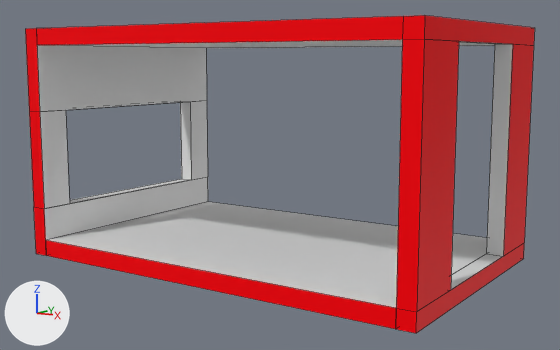
The Blender file blender/laboratory/LaboratorySegments.blend as it was, and as the next commit left it.
Rendered twice from a 50 mm camera at (13.32, -15.59, 5.58) aimed at (0.16, 3.94, 2.08). The axes (+X, +Y, +Z) are drawn at lower left. The lights are the same throughout. Mesh edges are drawn as thin lines.

In view in the first picture: 'SideCorridorCeiling', 'SideCorridorFloor', 'SideCorridorWallLeft', 'SideCorridorWallRight'.
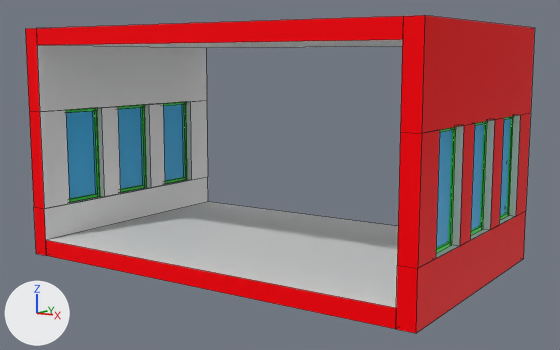
Commit message: Update window segment

Pixel boxes (x1, y1, x2, y2) of what changed, in the pictures (560 x 350 px):
'SideCorridorWallRight', reshaped
    both: (396, 15, 535, 333)
'SideCorridorWallLeft', reshaped
    both: (25, 28, 208, 255)

The change, as a diff of the scene's bpy script:
```diff
--- a/blender/laboratory/LaboratorySegments.blend.py
+++ b/blender/laboratory/LaboratorySegments.blend.py
@@ mat_window @@
+mat_window = principled_material('Window')
+mat_window.base_color = (0.0139, 0.425, 0.8)  # cyan #1faee7
@@ mat_windowborder @@
+mat_windowborder = principled_material('WindowBorder')
+mat_windowborder.base_color = (0.0, 0.8, 0.00447)  # green #00e70e
@@ me_cube_000 @@
+me_cube_000.from_pydata(...)  # 148 vertices, 91 faces; spans x 6.0..6.5, y 0.0..8.0, z -0.5..6.5
+# faces by material slot: [14, 14, 3, 60]
+me_cube_000.materials.append(mat_wall)  # white #e7e7e7
+me_cube_000.materials.append(mat_outerwall)  # red #ff000b
+me_cube_000.materials.append(mat_window)  # cyan #1faee7
+me_cube_000.materials.append(mat_windowborder)  # green #00e70e
@@ me_cube_007_1 @@
+me_cube_007_1.from_pydata(...)  # 148 vertices, 91 faces; spans x -6.5..-6.0, y 0.0..8.0, z -0.5..6.5
+# faces by material slot: [14, 14, 3, 60]
+me_cube_007_1.materials.append(mat_wall)  # white #e7e7e7
+me_cube_007_1.materials.append(mat_outerwall)  # red #ff000b
+me_cube_007_1.materials.append(mat_window)  # cyan #1faee7
+me_cube_007_1.materials.append(mat_windowborder)  # green #00e70e
@@ ob_sidecorridorwallleft @@
-ob_sidecorridorwallleft = bpy.data.objects.new('SideCorridorWallLeft', me_cube_012)
+ob_sidecorridorwallleft = bpy.data.objects.new('SideCorridorWallLeft', me_cube_007_1)
 ob_sidecorridorwallleft.location = (0.0, 0.0, 0.0)
@@ ob_sidecorridorwallright @@
-ob_sidecorridorwallright = bpy.data.objects.new('SideCorridorWallRight', me_cube_013)
+ob_sidecorridorwallright = bpy.data.objects.new('SideCorridorWallRight', me_cube_000)
 ob_sidecorridorwallright.location = (0.0, 0.0, 0.0)
```
